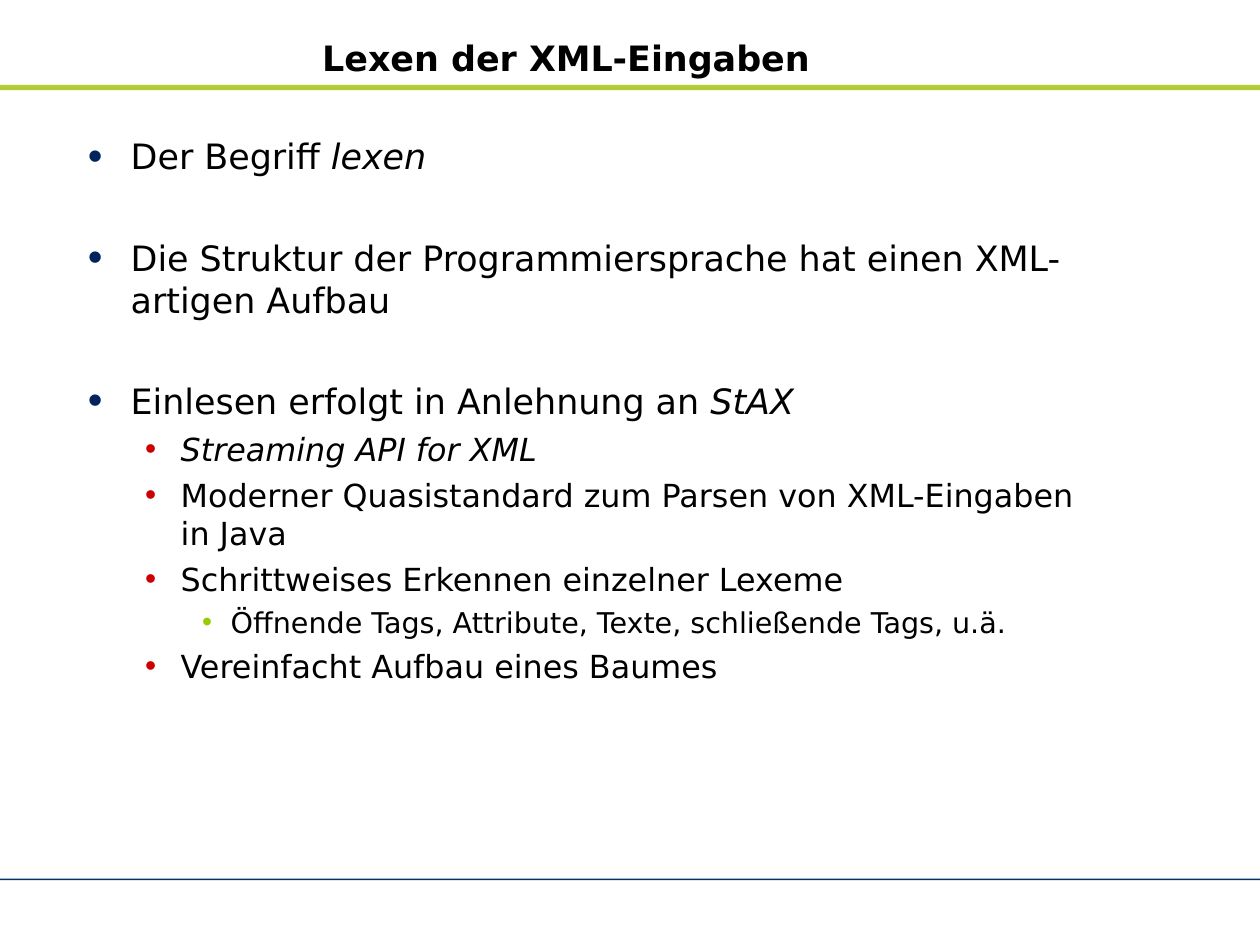
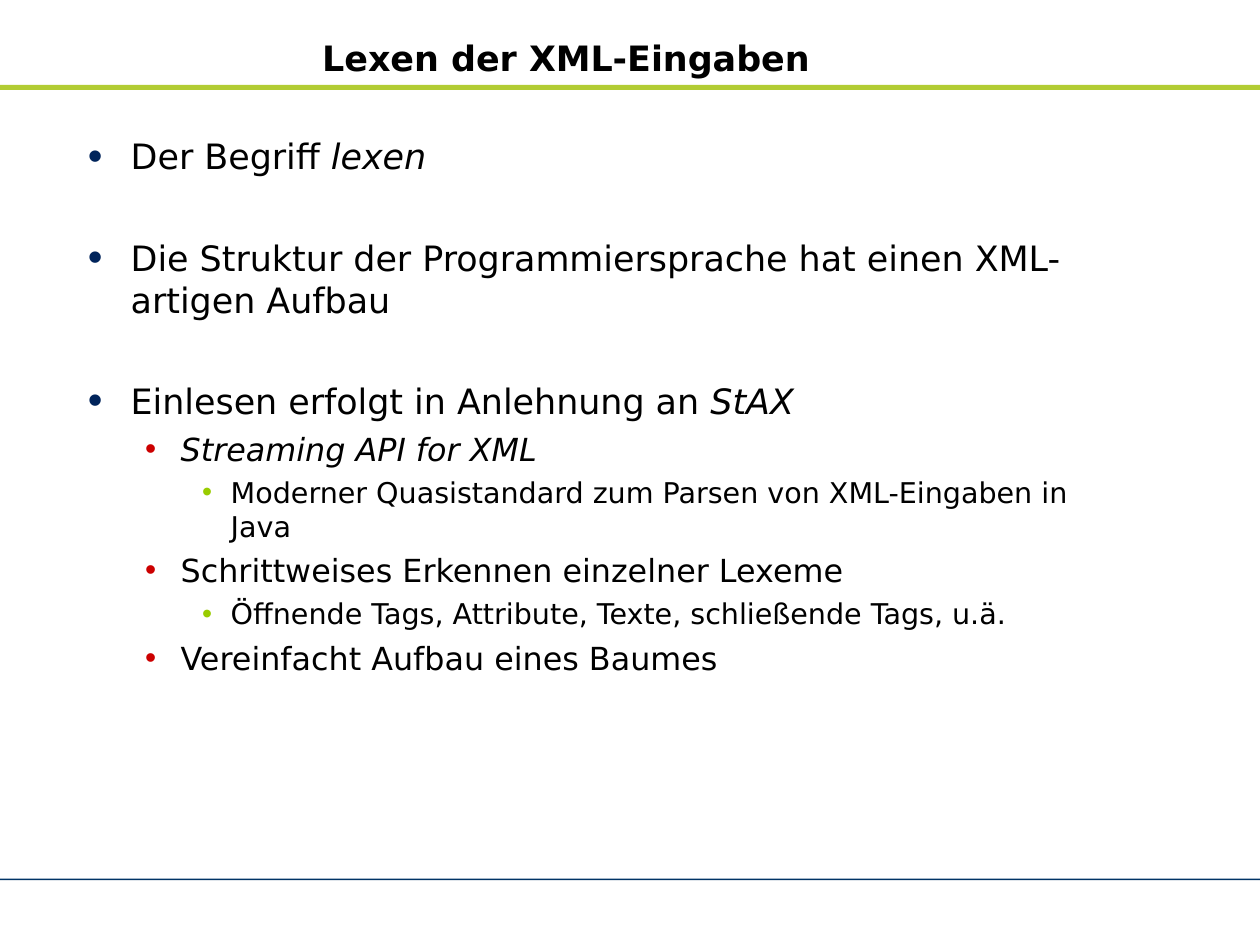
Before and after one commit to zhongxinhua/sose10-swp-uebersetzerbau, a slide deck: slide 14 of trunk/dokumentation/rk-kundenpraesentation/rk-kundenpraesentation.odp. Drawn at 1260x945 pixels with LibreOffice and Linux fonts; fonts in the diff are those of the drawing; background and template pictures are left out. Boxes give left, top, right and bottom in pixels: in the first picture for what was removed or moved away, otherwise in the second. Text is boxed around its words. In the diff, an @@ line names an element or a change of style, - is before the commit and + after.

```diff
--- a/trunk/dokumentation/rk-kundenpraesentation/rk-kundenpraesentation.odp
+++ b/trunk/dokumentation/rk-kundenpraesentation/rk-kundenpraesentation.odp
@@ text at [231,481,1067,543]: size 20 to 18 pt in "Moderner Quasistandard zum Parsen von XML-Eingaben in ..."; list level 2 to 3 in "Moderner Quasistandard zum Parsen von ..."; bullet colour #CC0000 to #99CC00 @@
```
Also in this commit, not shown: 2 other slides changed, 3 slides added, 1 slide removed, 1 other file.
